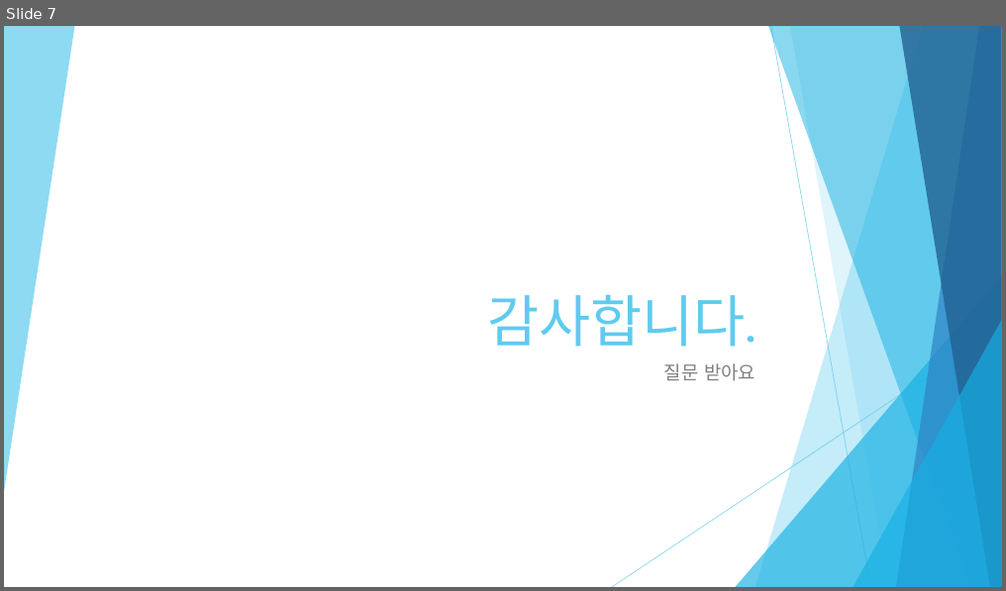
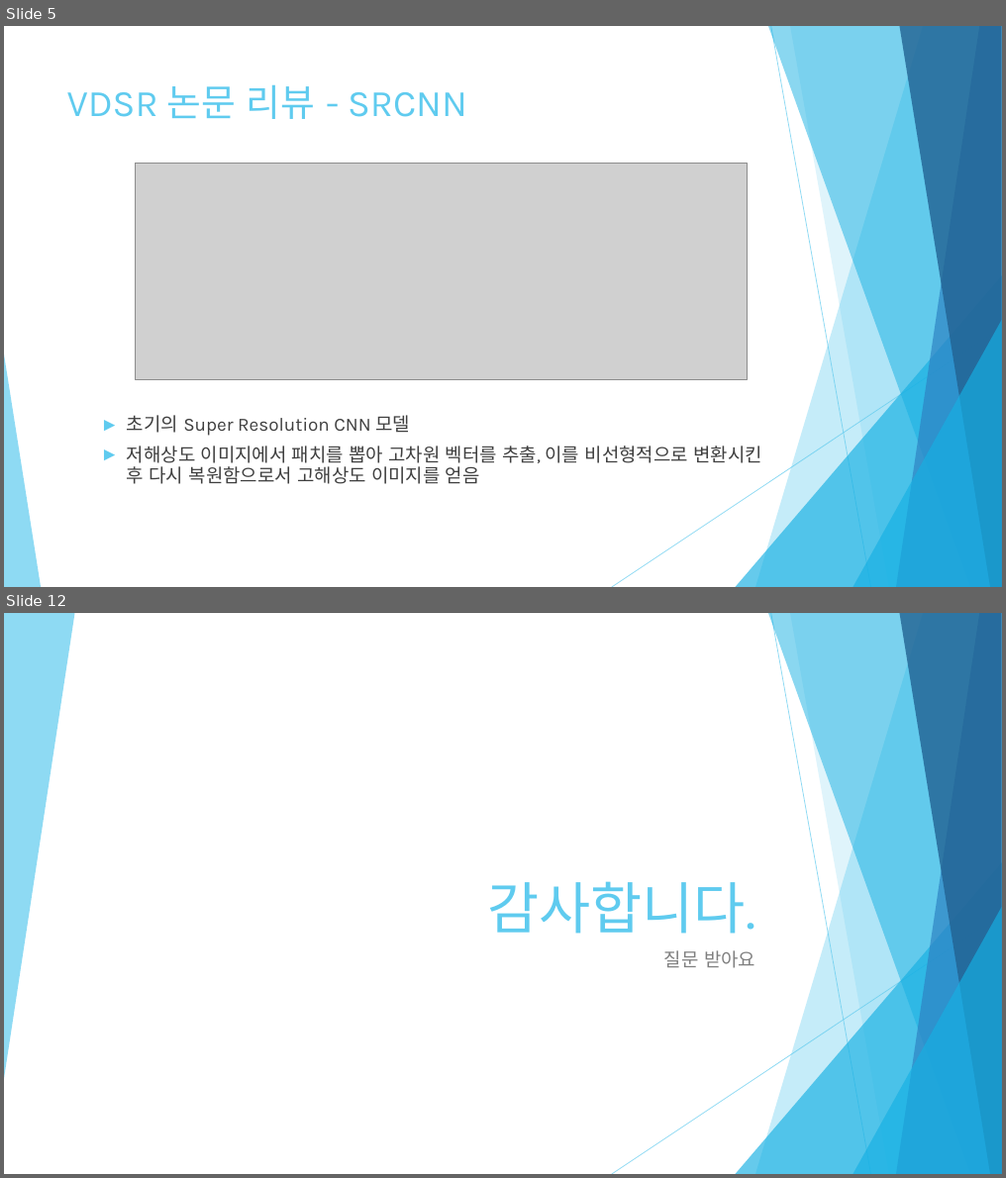
Before and after one commit to Refstop/Digital_Image_Process, a slide deck: term_project/report/DIP_Term_Project.pptx. Shown one above the other, each under a label of ours: slide 7 before the commit, slides 5 and 12 after it; the slides between them are not shown. The pictures are 1006x591 and 1006x1178 pixels, drawn with LibreOffice and Linux fonts; fonts in the diff are those of the drawing; grey boxes stand for pictures. Boxes give left, top, right and bottom in pixels: in the first picture for what was removed or moved away, otherwise in the second. Text is boxed around its words. In the diff, an @@ line names an element or a change of style, - is before the commit and + after.

```diff
--- a/term_project/report/DIP_Term_Project.pptx
+++ b/term_project/report/DIP_Term_Project.pptx
@@ slide 5 added at (4,26,1002,587), background #FFFFFF; not listed: 9 template elements that a slide beside it also shows @@
@@ title added at (67,85,467,119), 36 pt, text #5FCBEF @@
+VDSR 논문 리뷰 - SRCNN
@@ picture added at (136,163,747,380) @@
@@ triangle added at (4,355,41,587), fill #5FCBEF at 70% opacity @@
@@ text added at (127,415,762,484), 18 pt, text #3F3F3F @@
+► 초기의 Super Resolution CNN 모델
+► 저해상도 이미지에서 패치를 뽑아 고차원 벡터를 추출, 이를 비선형적으로 변환시킨 후 다시 복원함으로서 고해상도 이미지를 얻음
@@ what was slide 7 is now slide 12 @@
```
Also in this commit, not shown: 2 slides changed, 8 other slides added, 4 slides removed, 19 other files.
